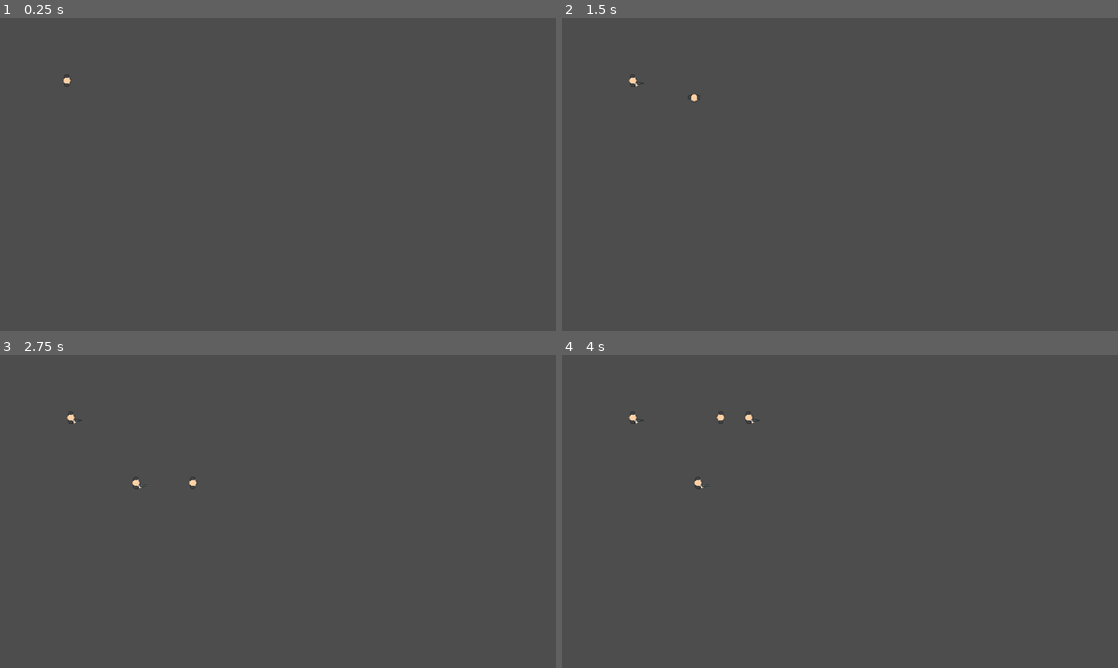
Above: before the commit, frames 1-4 (two rows, left to right).
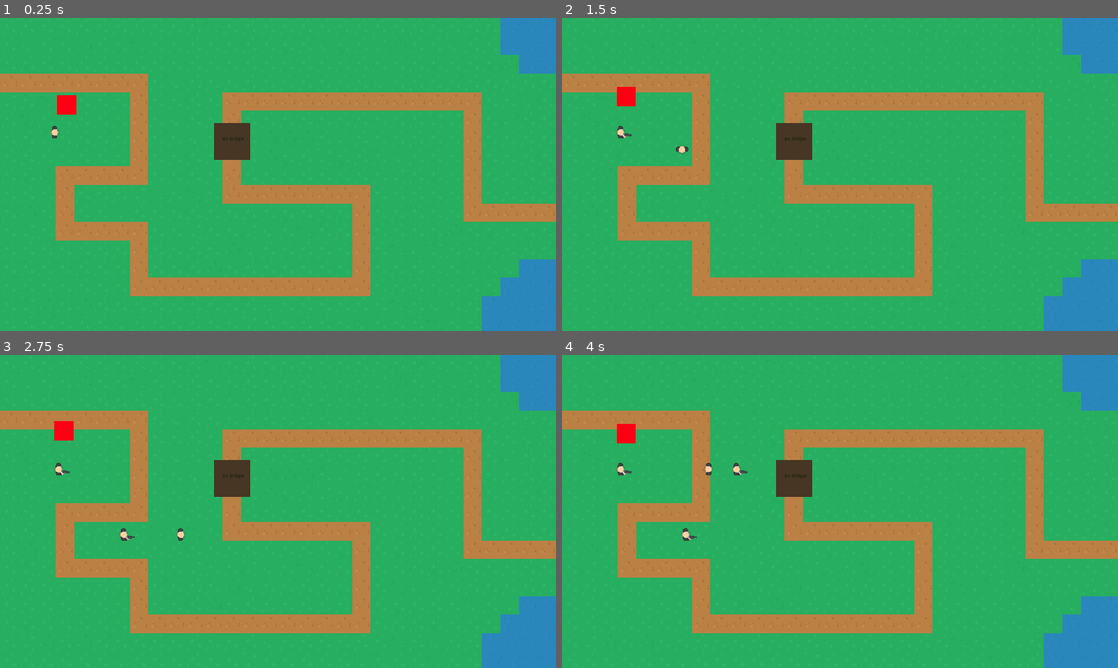
Above: after the commit, the same moments.

Repository: egreenfield323/CS390-group-prototype
Game: Godot game, scene res://Scenes/Levels/level_1.tscn
Same seed, same stepped clock (60 frames per second), same inputs: the game is played once before the commit and once after it. Before the commit the project starts from res://Scenes/main.tscn.
Inputs (mouse positions are in pixels of both pictures, inside the frame that each line leads up to):
- Up to frame 1 (0.25 s): no input
- Up to frame 2 (1.5 s): move the mouse to (962, 158) at 0.52 s; hold D (move_right) 0.53-1.28 s; tap Space (clone) at 0.6, 1.35 s; move the mouse to (728, 190) at 1.27 s; hold S (move_down) from 1.28 s (still down)
- Up to frame 3 (2.75 s): move the mouse to (333, 442) at 2.02 s; release S (move_down) at 2.03 s; hold D (move_right) from 2.03 s (still down); tap Space (clone) at 2.1 s
- Up to frame 4 (4 s): move the mouse to (812, 574) at 2.77 s; release D (move_right) at 2.78 s; hold W (move_up) 2.78-3.53 s; tap Space (clone) at 2.85, 3.6 s; move the mouse to (1006, 558) at 3.52 s; hold A (move_left) from 3.53 s (still down)

The runs differ from the first frame. In frame 1, 100% of the frame differs, in the area x 0-100%, y 0-100%; in frame 2, 100%; in frame 3, 100%; in frame 4, 100%.

Commit message:
change default scene

Diff:
--- a/Project/group-prototype/project.godot
+++ b/Project/group-prototype/project.godot
@@ -11,7 +11,7 @@
 [application]
 
 config/name="Group prototype"
-run/main_scene="res://Scenes/main.tscn"
+run/main_scene="res://Scenes/Levels/level_1.tscn"
 config/features=PackedStringArray("4.3", "Forward Plus")
 config/icon="res://icon.svg"
 
